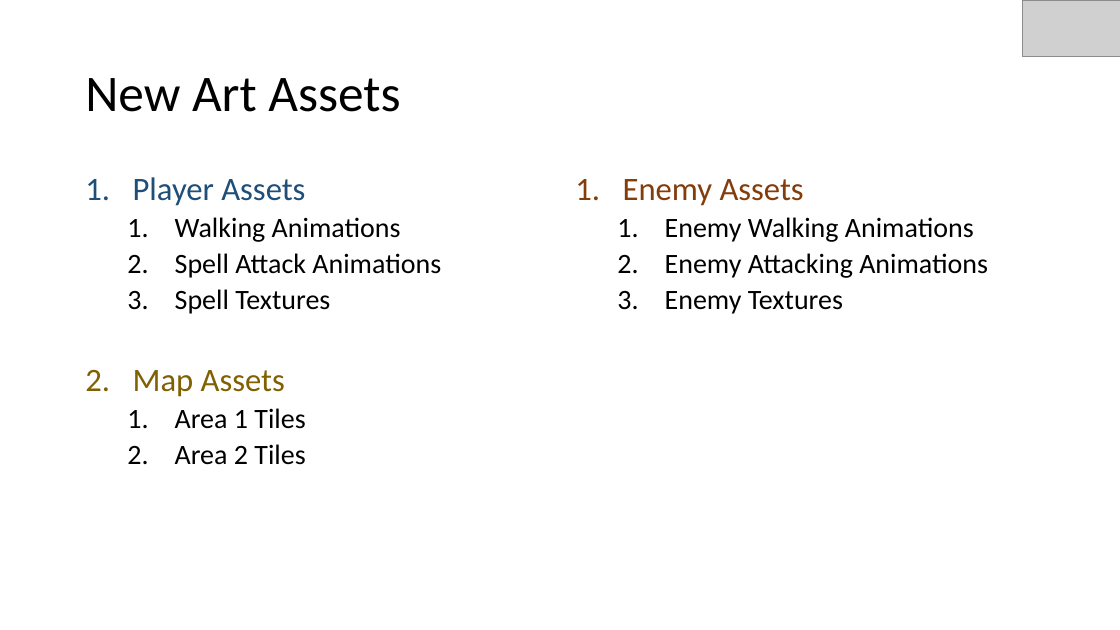
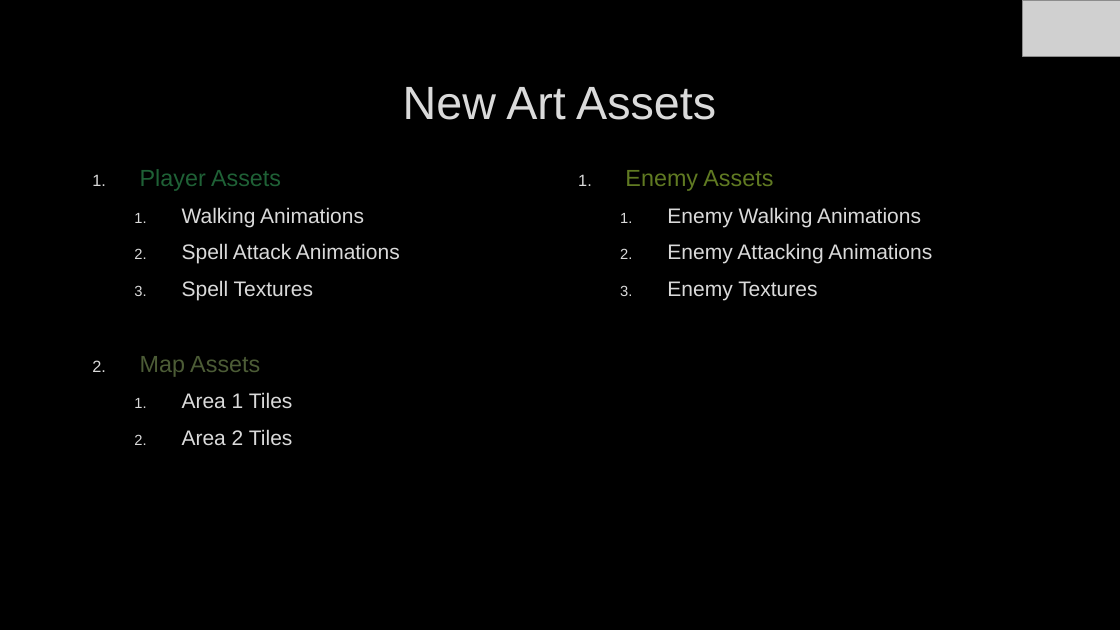
Before and after one commit to EliAnonymouse17/GDAfinal, a slide deck: slide 8 of Documentation/PresentationAlpha.pptx. Drawn at 1120x630 pixels with LibreOffice and Linux fonts; fonts in the diff are those of the drawing; grey boxes stand for pictures; background and template pictures are left out. Boxes give left, top, right and bottom in pixels: in the first picture for what was removed or moved away, otherwise in the second. Text is boxed around its words. In the diff, an @@ line names an element or a change of style, - is before the commit and + after.

```diff
--- a/Documentation/PresentationAlpha.pptx
+++ b/Documentation/PresentationAlpha.pptx
@@ background #FFFFFF to picture (left out) @@
@@ title "New Art Assets": place and size @@
-title "New Art Assets" at (85,78,400,112)
+title "New Art Assets" at (403,87,716,120)
@@ title "New Art Assets" at (403,87,716,120): size 44 to 40 pt, font Calibri to Arial, text colour #000000 to #DADADA, letter outline none to #404040 0.75 pt; alignment left to centre; line spacing 0.9 to 1 @@
@@ text "Player Assets": place and size @@
-text "Player Assets" at (133,177,441,465)
+text "Player Assets" at (140,169,400,445)
@@ text "Player Assets" at (140,169,400,445): size 28 to 20 pt in "Player Assets", "Map Assets"; font Calibri to Arial, letter outline none to #404040 0.75 pt; text colour #1F4E79 to #1F6136 in "Player Assets"; size 24 to 18 pt, text colour #000000 to #DADADA in "Walking Animations", "Spell Attack Animations", "Spell Textures", "Area 1 Tiles" and 1 more places; text colour #806000 to #4C5C36 in "Map Assets"; line spacing 0.9 to 1; more space between paragraphs @@
@@ text "Enemy Assets": place and size @@
-text "Enemy Assets" at (623,179,988,314)
+text "Enemy Assets" at (625,170,932,300)
@@ text "Enemy Assets" at (625,170,932,300): size 28 to 20 pt, text colour #843C0B to #607A22 in "Enemy Assets"; font Calibri to Arial, letter outline none to #404040 0.75 pt; size 24 to 18 pt, text colour #000000 to #DADADA in "Enemy Walking Animations", "Enemy Attacking Animations", "Enemy Textures"; line spacing 0.9 to 1; more space between paragraphs @@
```
Also in this commit, not shown: 11 other slides changed, 4 other files.
